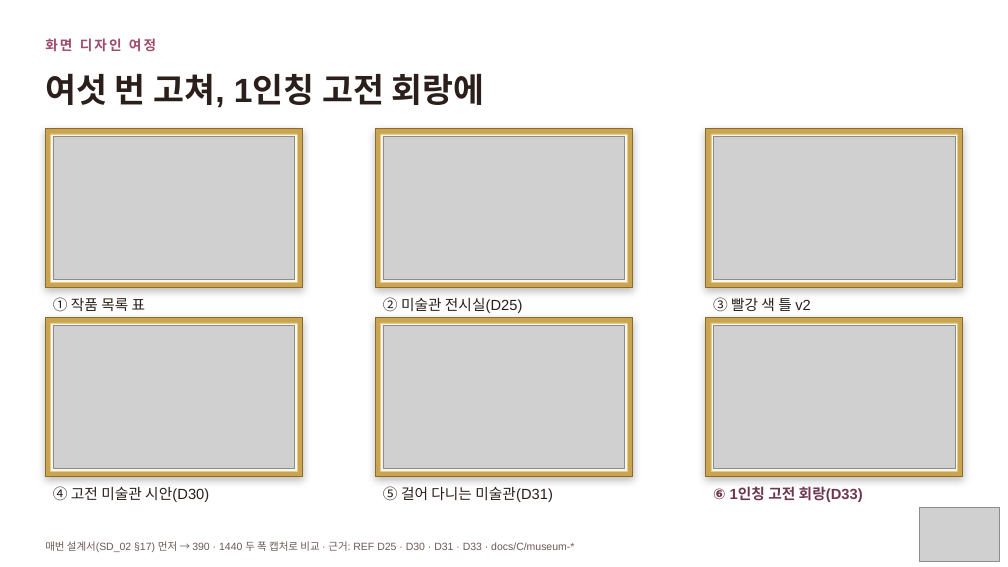
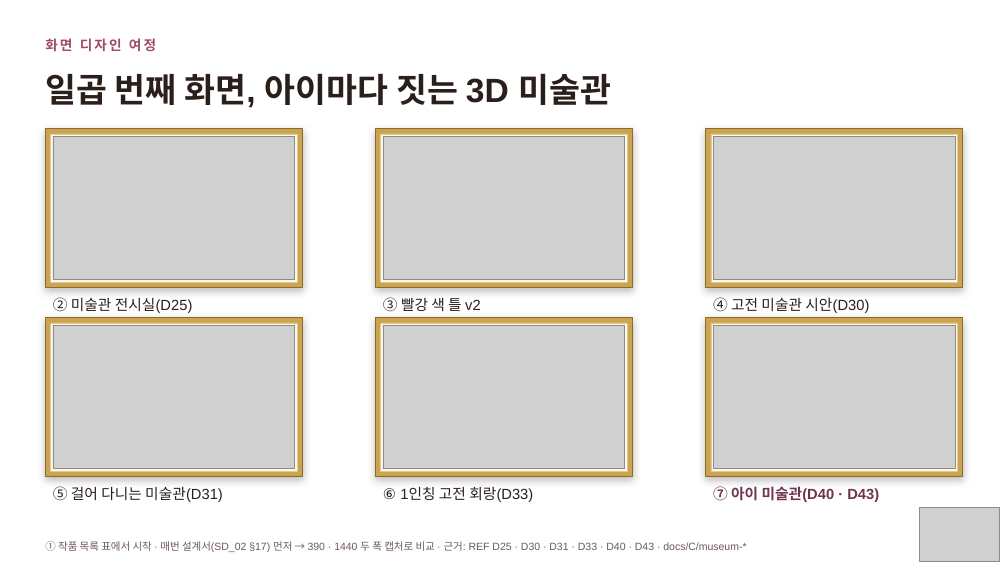
Before and after one commit to kids-gallery/uri-gallery, a slide deck: slide 14 of docs/공통/발표/우리아이미술관_발표2.pptx. Drawn at 1008x567 pixels with LibreOffice and Linux fonts; fonts in the diff are those of the drawing; grey boxes stand for pictures. Boxes give left, top, right and bottom in pixels: in the first picture for what was removed or moved away, otherwise in the second. Text is boxed around its words. In the diff, an @@ line names an element or a change of style, - is before the commit and + after.

```diff
--- a/docs/공통/발표/우리아이미술관_발표2.pptx
+++ b/docs/공통/발표/우리아이미술관_발표2.pptx
@@ text at <box>45,73,611,108</box>: text changed @@
-여섯 번 고쳐, 1인칭 고전 회랑에
+일곱 번째 화면, 아이마다 짓는 3D 미술관
@@ text at <box>53,297,193,313</box>: text changed @@
-① 작품 목록 표
+② 미술관 전시실(D25)
@@ text at <box>383,297,481,312</box>: text changed @@
-② 미술관 전시실(D25)
+③ 빨강 색 틀 v2
@@ text at <box>713,297,869,313</box>: text changed @@
-③ 빨강 색 틀 v2
+④ 고전 미술관 시안(D30)
@@ text at <box>53,486,223,502</box>: text changed @@
-④ 고전 미술관 시안(D30)
+⑤ 걸어 다니는 미술관(D31)
@@ text at <box>383,487,533,502</box>: text changed @@
-⑤ 걸어 다니는 미술관(D31)
+⑥ 1인칭 고전 회랑(D33)
@@ text at <box>713,486,879,502</box>: text changed @@
-⑥ 1인칭 고전 회랑(D33)
+⑦ 아이 미술관(D40 · D43)
@@ text at <box>45,541,746,552</box>: text changed @@
-매번 설계서(SD_02 §17) 먼저 → 390 · 1440 두 폭 캡처로 비교 · 근거: REF D25 · D30 · D31 · D33 · docs/C/museum-*
+① 작품 목록 표에서 시작 · 매번 설계서(SD_02 §17) 먼저 → 390 · 1440 두 폭 캡처로 비교 · 근거: REF D25 · D30 · D31 · D33 · D40 · D43 · docs/C/museum-*
```
Also in this commit, not shown: 13 other slides changed, 3 other files.
